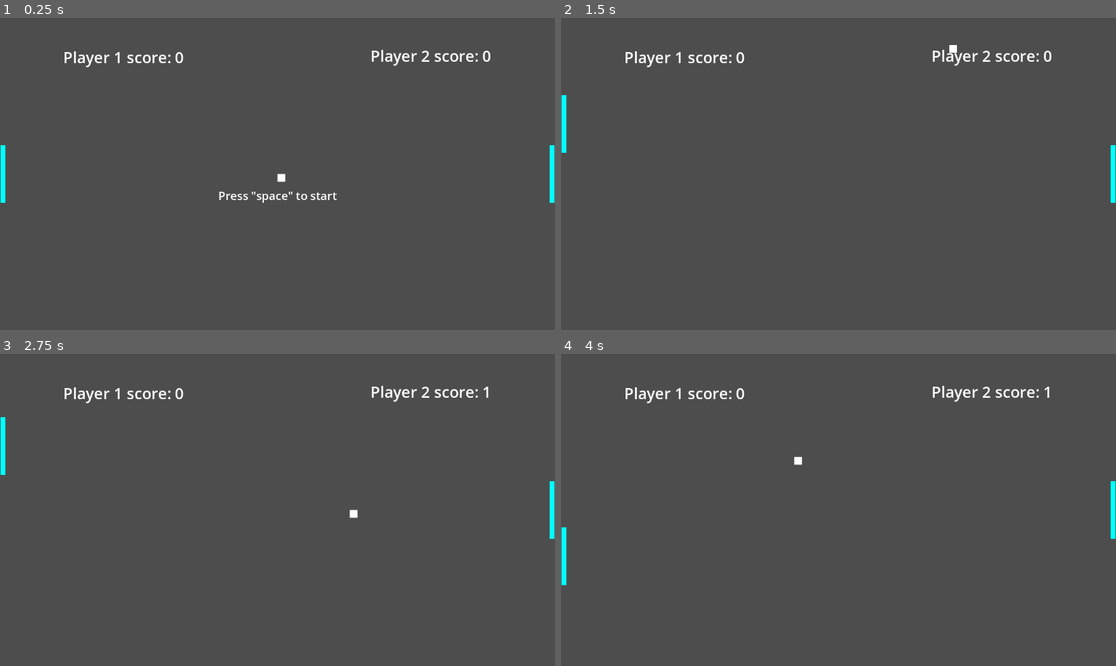
Above: before the commit, frames 1-4 (two rows, left to right).
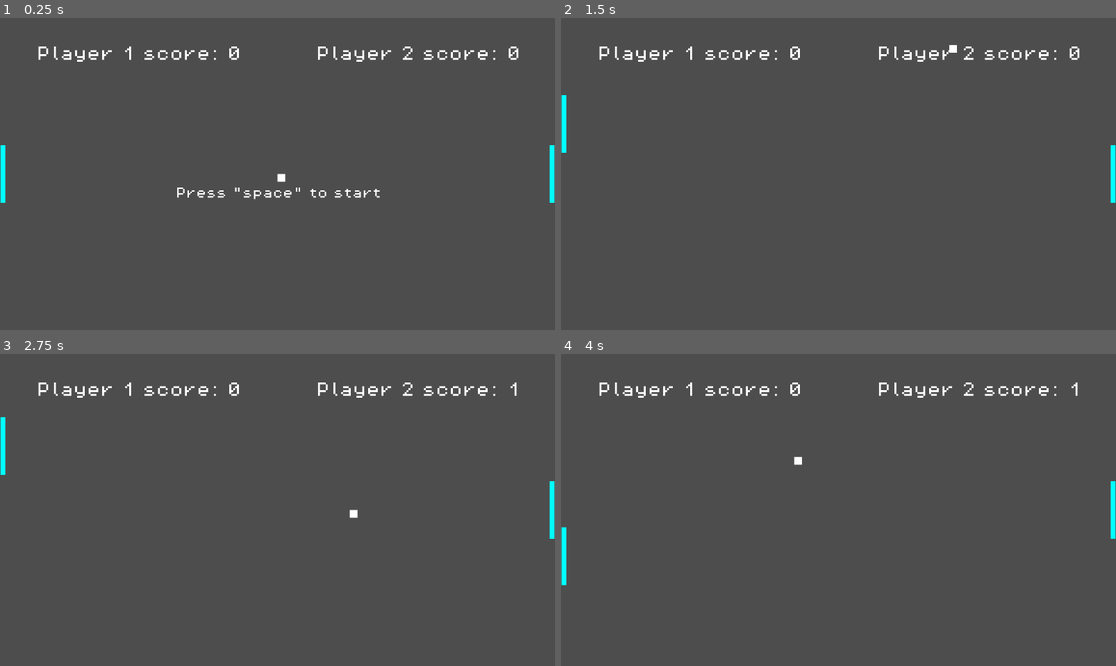
Above: after the commit, the same moments.

Repository: mantot-123/pingponggamegodot
Game: Godot game, scene res://scenes/game.tscn
The game is run twice, just before and just after one commit, with the same random seed, the same clock (stepped at 60 frames per second) and the same inputs.
Inputs:
- Up to frame 1 (0.25 s): no input
- Up to frame 2 (1.5 s): tap Space (start_game) at 0.5 s; hold W (move_player1_paddle_up) 0.53-1.28 s; tap Down (move_player2_paddle_down) at 0.6 s; hold S (move_player1_paddle_down) from 1.28 s (still down); tap Up (move_player2_paddle_up) at 1.35 s
- Up to frame 3 (2.75 s): release S (move_player1_paddle_down) at 2.03 s; hold W (move_player1_paddle_up) from 2.03 s (still down); hold Space (start_game) from 2.03 s (still down)
- Up to frame 4 (4 s): release Space (start_game) at 2.78 s; tap Down (move_player2_paddle_down) at 2.85 s; tap Space (start_game) at 3.5 s; release W (move_player1_paddle_up) at 3.53 s; hold S (move_player1_paddle_down) from 3.53 s (still down); tap Up (move_player2_paddle_up) at 3.6 s

The runs differ from the first frame. In frame 1, 1.8% of the frame differs, in the area x 6-94%, y 9-60%; in frame 2, 1.3%; in frame 3, 1.3%; in frame 4, 1.3%.

Commit message:
Changed the UI font

Diff:
--- a/scenes/game.tscn
+++ b/scenes/game.tscn
@@ -1,8 +1,9 @@
-[gd_scene load_steps=8 format=3 uid="uid://bk7nyk2srjiec"]
+[gd_scene load_steps=9 format=3 uid="uid://bk7nyk2srjiec"]
 
 [ext_resource type="Script" uid="uid://b5t5wvopeb4sj" path="res://scripts/game_manager.gd" id="1_lbhrr"]
 [ext_resource type="PackedScene" uid="uid://c8mveitg1m3nf" path="res://scenes/player_paddle.tscn" id="1_yqjtg"]
 [ext_resource type="PackedScene" uid="uid://d2sxa06yox5r" path="res://scenes/ball.tscn" id="3_lnu2h"]
+[ext_resource type="FontFile" uid="uid://doofm5ti14mj6" path="res://assets/fonts/PixelOperator8.ttf" id="4_iywne"]
 [ext_resource type="PackedScene" uid="uid://dqnduoxh7eof0" path="res://scenes/score_area.tscn" id="4_lbhrr"]
 
 [sub_resource type="PhysicsMaterial" id="PhysicsMaterial_lnu2h"]
@@ -44,19 +45,21 @@
 shape = SubResource("WorldBoundaryShape2D_iywne")
 
 [node name="ScoreLabelLeft" type="Label" parent="."]
-offset_left = -445.0
+offset_left = -500.0
 offset_top = -265.0
-offset_right = -194.0
+offset_right = -76.0
 offset_bottom = -220.0
+theme_override_fonts/font = ExtResource("4_iywne")
 theme_override_font_sizes/font_size = 32
 text = "Player 1 score: 0"
 horizontal_alignment = 1
 
 [node name="ScoreLabelRight" type="Label" parent="."]
-offset_left = 171.0
-offset_top = -268.0
-offset_right = 467.0
-offset_bottom = -223.0
+offset_left = 80.0
+offset_top = -265.0
+offset_right = 504.0
+offset_bottom = -220.0
+theme_override_fonts/font = ExtResource("4_iywne")
 theme_override_font_sizes/font_size = 32
 text = "Player 2 score: 0"
 horizontal_alignment = 1
@@ -71,9 +74,10 @@
 player = NodePath("../PlayerPaddleLeft")
 
 [node name="StartGameTipLabel" type="Label" parent="."]
-offset_left = -123.0
+offset_left = -211.0
 offset_top = 28.0
-offset_right = 123.0
+offset_right = 215.0
 offset_bottom = 62.0
+theme_override_fonts/font = ExtResource("4_iywne")
 theme_override_font_sizes/font_size = 24
 text = "Press \"space\" to start"
Not shown, changed: assets/fonts/PixelOperator8-Bold.ttf.import
Not shown, changed: assets/fonts/PixelOperator8.ttf.import
